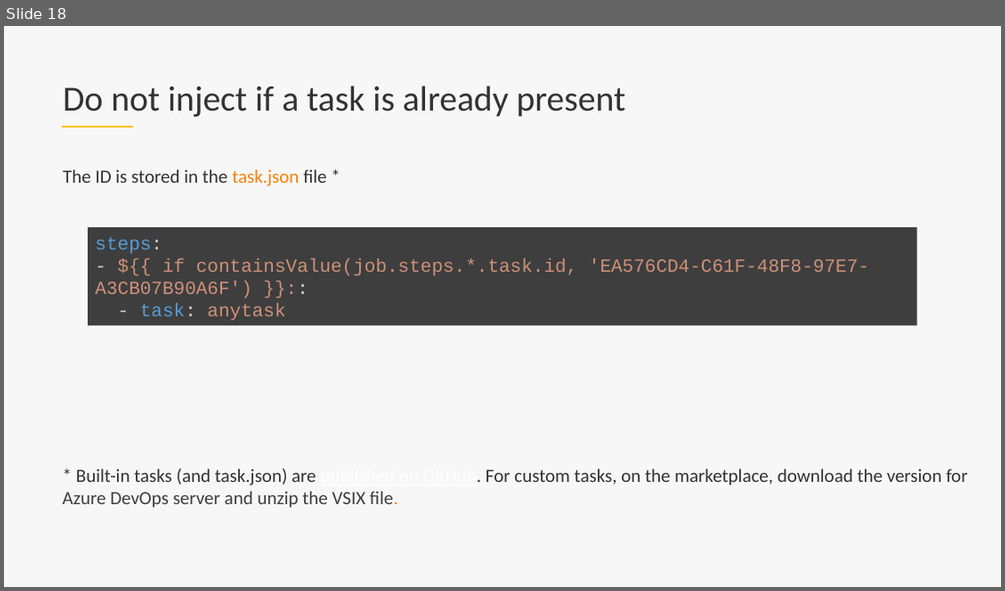
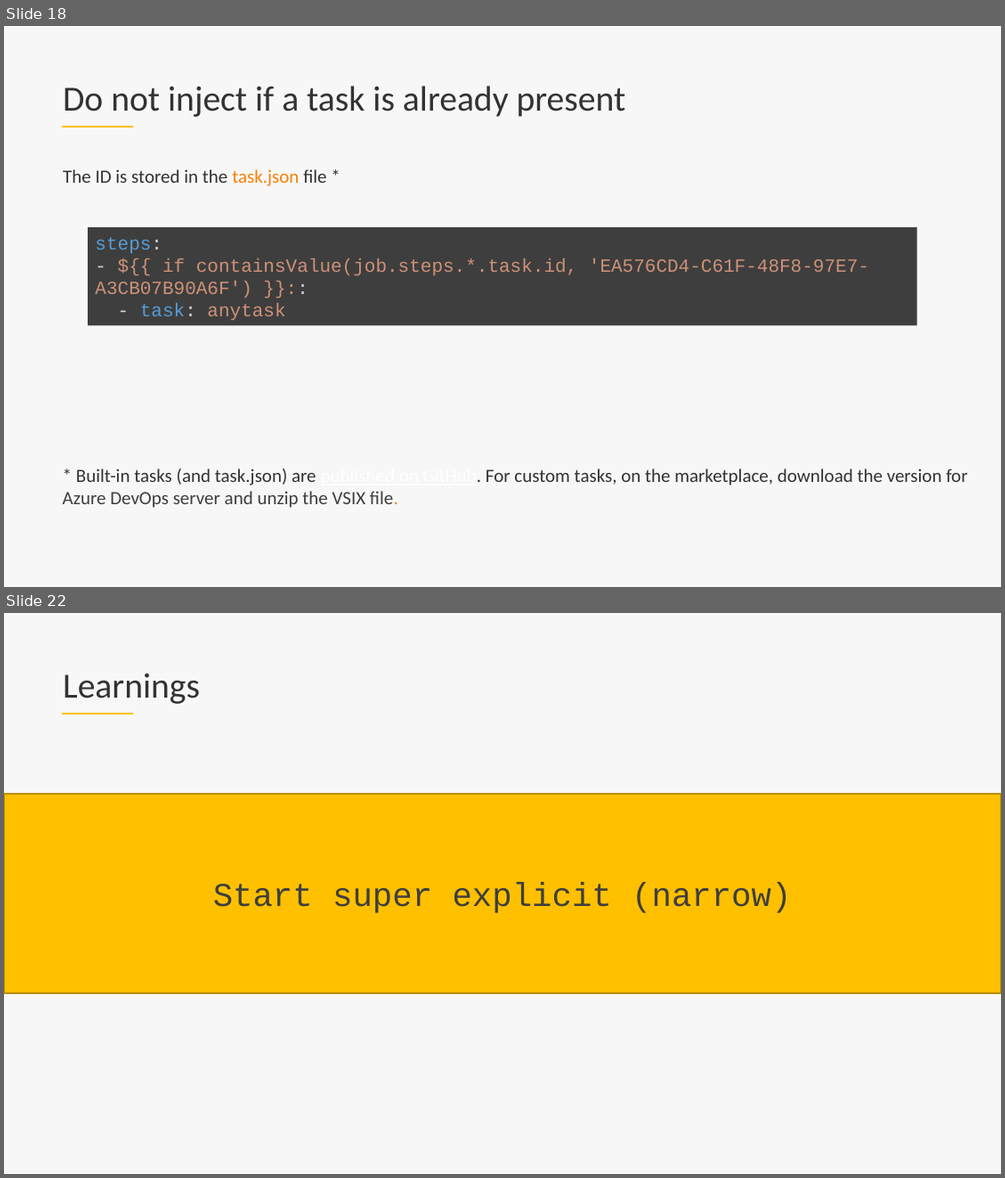
Before and after one commit to lgmorand/azure-devops-pipeline-decorators, a slide deck: presentation/Azure DevOps - pipeline decorators.pptx. Shown one above the other, each under a label of ours: slide 18 before the commit, slides 18 and 22 after it; the slides between them are not shown. The pictures are 1005x591 and 1005x1178 pixels, drawn with LibreOffice and Linux fonts; fonts in the diff are those of the drawing; background and template pictures are left out. Boxes give left, top, right and bottom in pixels: in the first picture for what was removed or moved away, otherwise in the second. Text is boxed around its words. In the diff, an @@ line names an element or a change of style, - is before the commit and + after.

```diff
--- a/presentation/Azure DevOps - pipeline decorators.pptx
+++ b/presentation/Azure DevOps - pipeline decorators.pptx
@@ slide 22 added at bbox=[4, 613, 1001, 1174], background #F7F7F7 @@
@@ title added at bbox=[63, 673, 200, 704], 34 pt, text #323232 @@
+Learnings
@@ line added from (62, 714) to (133, 714), #FFC000 2.25 pt @@
@@ rectangle added at bbox=[4, 794, 1001, 994], fill #FFC000, outline #BD8E00 1 pt, 32 pt, text #3E3E3E @@
+Start super explicit (narrow)
```
Also in this commit, not shown: 3 slides changed, 12 other slides added, 6 slides removed.
